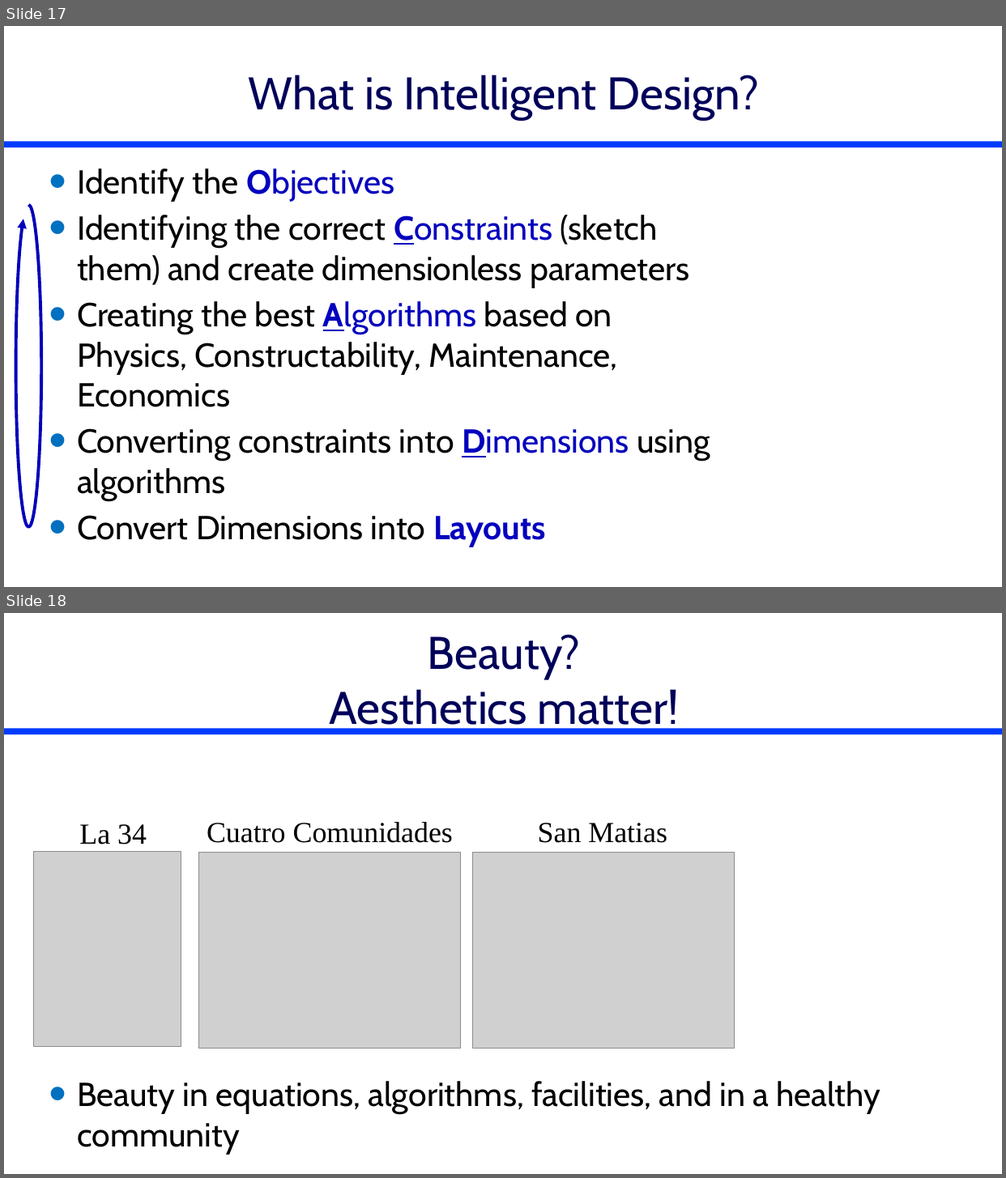
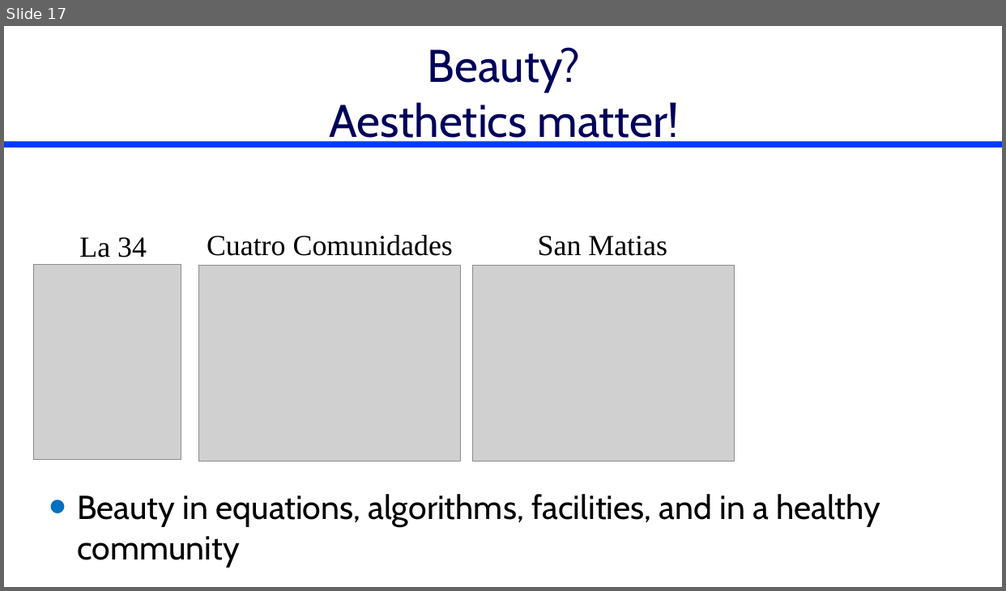
Before and after one commit to monroews/CEE4520Lectures, a slide deck: Design Projects.pptx. Shown one above the other, each under a label of ours: slides 17 and 18 before the commit, slide 17 after it. The pictures are 1006x1178 and 1006x591 pixels, drawn with LibreOffice and Linux fonts; fonts in the diff are those of the drawing; grey boxes stand for pictures. Boxes give left, top, right and bottom in pixels: in the first picture for what was removed or moved away, otherwise in the second. Text is boxed around its words. In the diff, an @@ line names an element or a change of style, - is before the commit and + after.

Commit message:
lecture edits

```diff
--- a/Design Projects.pptx
+++ b/Design Projects.pptx
@@ slide 17 removed at bbox=[4, 26, 1002, 587], background #FFFFFF; not listed: 1 template element that a slide beside it also shows @@
@@ title removed at bbox=[249, 75, 760, 120] @@
-What is Intelligent Design?
@@ text removed at bbox=[77, 169, 710, 548] @@
-• Identify the Objectives
-• Identifying the correct Constraints (sketch them) and create dimensionless parameters
-• Creating the best Algorithms based on Physics, Constructability, Maintenance, Economics
-• Converting constraints into Dimensions using algorithms
-• Convert Dimensions into Layouts
@@ arc (boxed as its full ellipse) removed at bbox=[16, 205, 41, 527] @@
@@ what was slide 18 is now slide 17 @@
```
Also in this commit, not shown: 1 slide changed, 3 other files.
